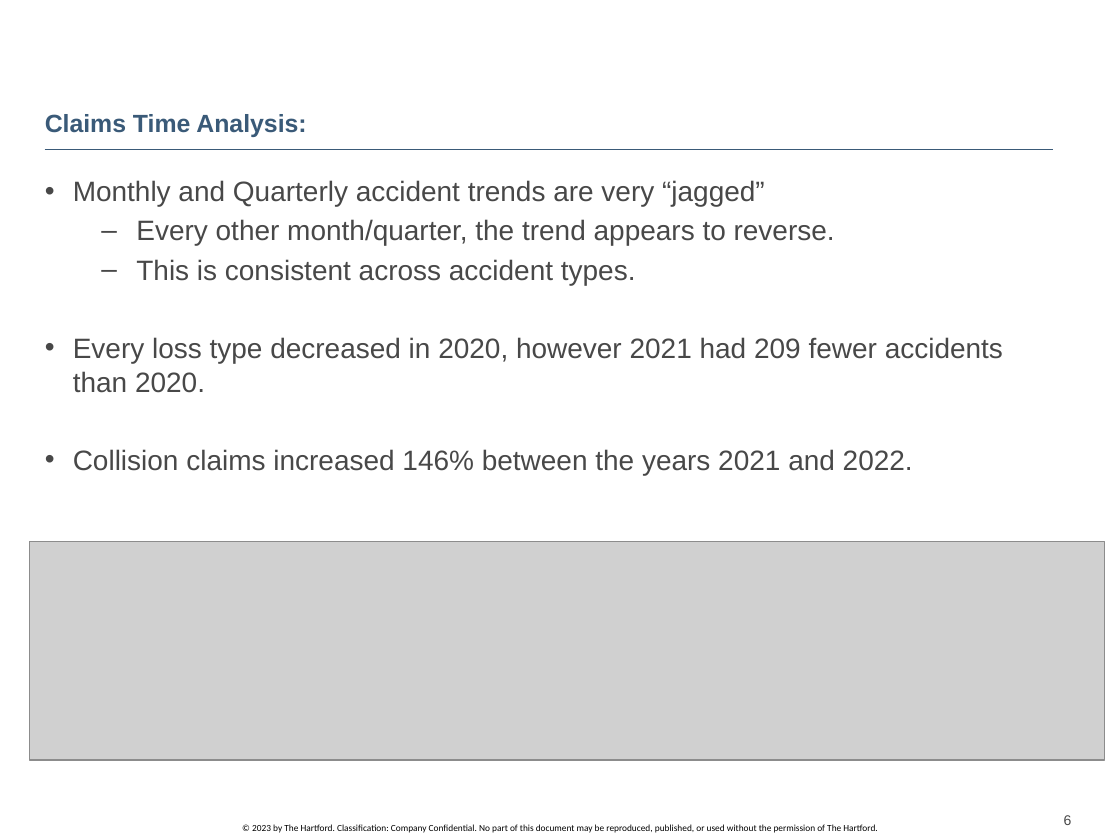
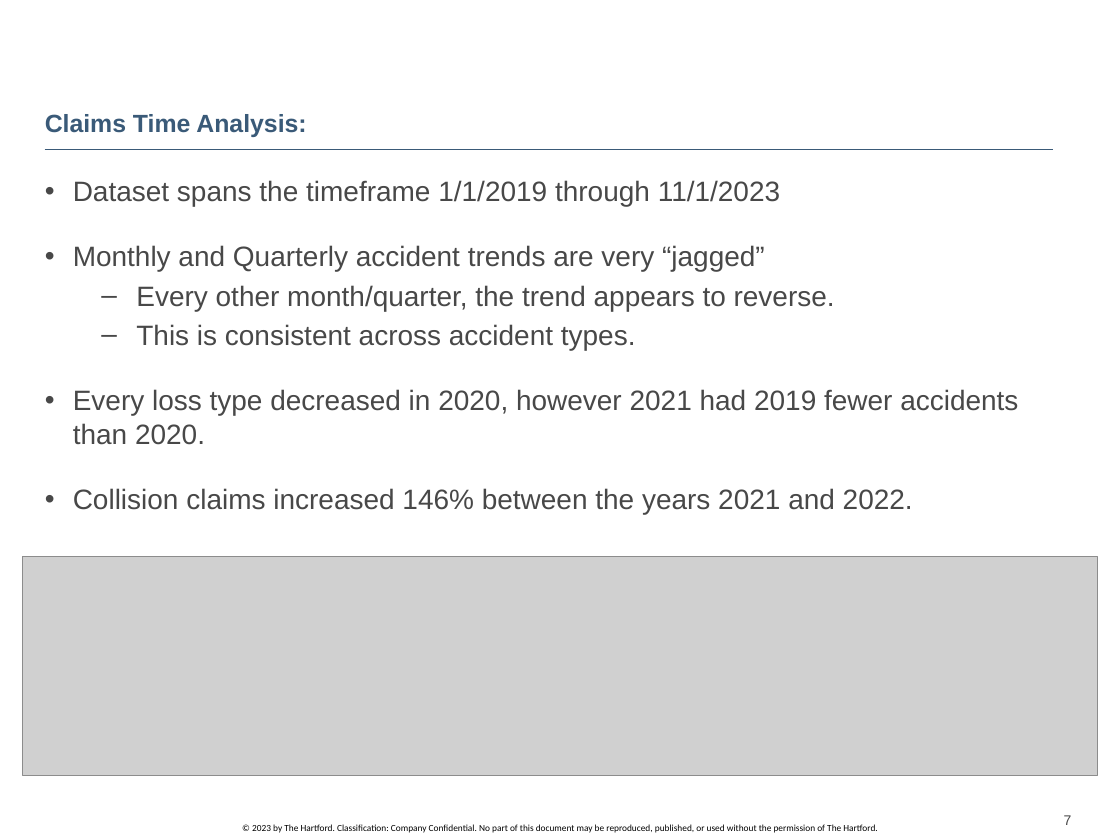
Before and after one commit to Jeni-D/PUBLIC, a slide deck: slide 7 of Capstone/JDUSCHAK CAPSTONE POWERPOINT.pptx (slide 6 before the commit). Drawn at 1120x840 pixels with LibreOffice and Linux fonts; fonts in the diff are those of the drawing; grey boxes stand for pictures; background and template pictures are left out. Boxes give left, top, right and bottom in pixels: in the first picture for what was removed or moved away, otherwise in the second. Text is boxed around its words. In the diff, an @@ line names an element or a change of style, - is before the commit and + after.

```diff
--- a/Capstone/JDUSCHAK CAPSTONE POWERPOINT.pptx
+++ b/Capstone/JDUSCHAK CAPSTONE POWERPOINT.pptx
@@ text at [73, 180, 780, 206]: paragraph added @@
+• Dataset spans the timeframe 1/1/2019 through 11/1/2023
@@ text at [73, 389, 1018, 445]: text changed @@
-• Every loss type decreased in 2020, however 2021 had 209 fewer accidents than 2020.
+• Every loss type decreased in 2020, however 2021 had 2019 fewer accidents than 2020.
@@ picture: place and size @@
-picture at [30, 541, 1105, 759]
+picture at [22, 557, 1098, 775]
@@ page number at [1064, 815, 1072, 825]: text changed @@
-6
+7
```
Also in this commit, not shown: 8 other slides changed, 3 slides added, 1 other file.
